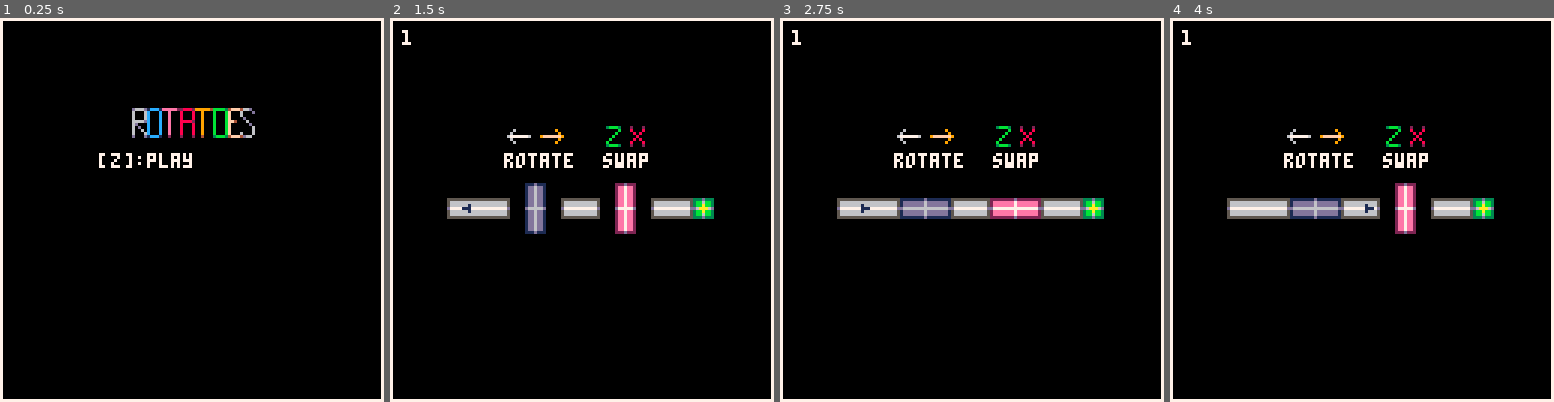
Above: before the commit, frames 1-4 (left to right).
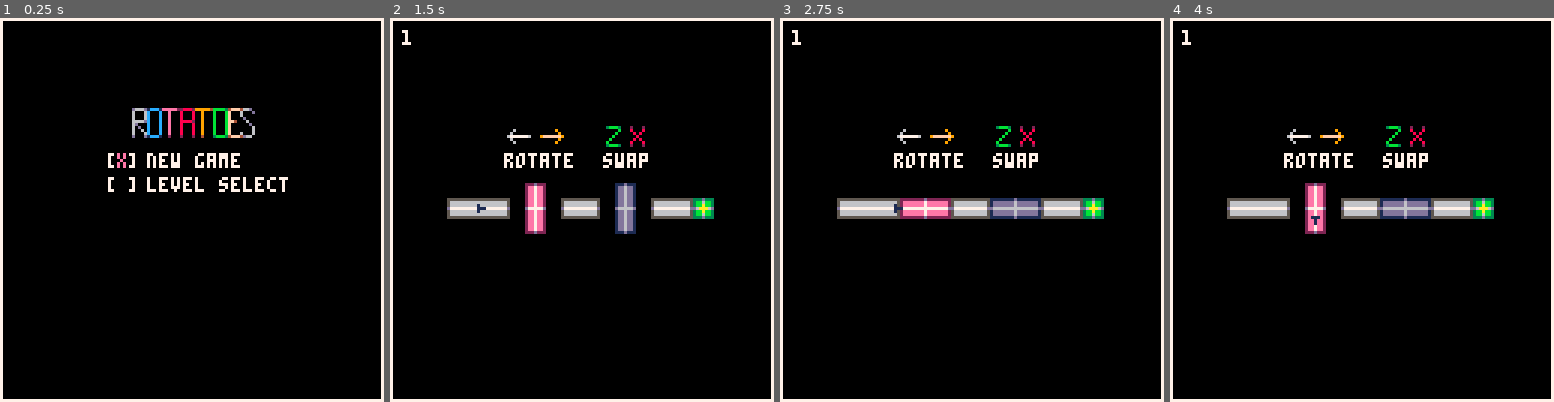
Above: after the commit, the same moments.

Repository: kreludan/rotatoes
Game: PICO-8 cartridge rotatoes.p8
Two runs of this game, one before a commit and one after it. Both use one fixed random seed, a clock stepped at 60 frames per second and the inputs below.
Inputs:
- Up to frame 1 (0.25 s): no input
- Up to frame 2 (1.5 s): tap X (X key) at 0.33, 1.07 s; tap O (Z key) at 0.7 s
- Up to frame 3 (2.75 s): hold Right 1.6-2.1 s; tap O (Z key) at 1.7, 2.1, 2.5 s; tap X (X key) at 1.85 s; hold Up 2.15-2.42 s; hold Right from 2.47 s (still down)
- Up to frame 4 (4 s): tap O (Z key) at 2.9, 3.3, 3.7 s; tap X (X key) at 2.97 s; release Right at 3.03 s; hold Left 3.08-3.58 s; hold Down 3.63-3.97 s

The runs differ from the first frame. In frame 1, 1.3% of the frame differs, in the area x 25-75%, y 35-46%; in frame 2, 1.5%; in frame 3, 1.5%; in frame 4, 2.3%, in the area x 31-68%, y 42-57%.

Commit message:
Level select implementation started

Diff:
--- a/rotatoes.p8
+++ b/rotatoes.p8
@@ -5,13 +5,18 @@
 
 function _init()
   system_init()
+  cartdata("rotato_save")
   max_distance = 7 -- distance to check for a waypoint in a direction
-  level_state = "menu" -- "playing", "win", "lose", "menu"
+  level_state = "menu" -- "playing", "win", "lose", "menu", "level_select"
   in_game_menu_option = -1
+  main_menu_option = 1
+  level_select_option = 1
   level_num = 1 -- current level
+  furthest_level_unlocked = get_furthest_level()
 end
 
 function _init_level(level_num)
+  update_furthest_level(level_num)
   cls()
   level_state = "playing"
   in_game_menu_option = -1
@@ -140,6 +145,8 @@
 function _handleinputs()
   if level_state == "menu" then
     handle_menu_input()
+  elseif level_state == "level_select" then
+    handle_level_select_input()
   elseif level_state=="win" then
     handle_win_menu_input()
   elseif level_state=="lose" then
@@ -212,7 +219,9 @@
   adjust_for_colorblindness()
   _draw_ui_elements()
   if level_state == "menu" then
-    generate_main_menu()
+    generate_main_menu(main_menu_option)
+  elseif level_state == "level_select" then
+    generate_level_select(level_select_option)
   elseif level_state == "win" then
     generate_win_menu(in_game_menu_option)
   elseif level_state == "lose" then
@@ -1196,18 +1205,40 @@
 end
 -->8
 --menu
-function generate_main_menu()
+
+function generate_main_menu(option_selected)
   cls()
   _draw_ui_elements()
+  sspr(0, 37, 41, 10, 44, 30)
+  y_locations = {45, 53}
+  descriptions = {"new game", "level select"}
+  x_colors = {14, 15}
+  for i=1,count(descriptions) do
+    print("[", 36, y_locations[i], 7)
+    print("]", 42, y_locations[i], 7)
+    print(descriptions[i], 49, y_locations[i], 7)
+  end
+  print("x", 39, y_locations[option_selected], x_colors[option_selected])
+end
+
+function init_main_menu()
+  level_num = 1
+  main_menu_option = 1
   level_state = "menu"
-  level_num = 1
-  sspr(0, 37, 41, 10, 44, 30)
-  print("[z]:play", 33, 45, 7)
 end
 
 function handle_menu_input()
-  if btnp(🅾️) then
-    _init_level(level_num)
+  if btnp(⬆️) then
+    main_menu_option = 1
+  elseif btnp(⬇️) then
+    main_menu_option = 2
+  elseif btnp(❎) or btnp(🅾️) then
+    if main_menu_option == 1 then
+      _init_level(level_num)
+    else
+      level_select_option = 1
+      level_state = "level_select"
+    end
   end
 end
 
@@ -1223,7 +1254,7 @@
       level_num -= 1
       _init_level(level_num)
     else
-      generate_main_menu()
+      init_main_menu()
     end
   end
 end
@@ -1233,13 +1264,14 @@
   rect(26, 35, 99, 75, 7)
   print("complete :0", 42, 39, 11)
   y_locations = {47, 55, 63}
-  option_text = {"next level", "replay lvl", "main menu"}
+  option_text = {"next level", "replay level", "main menu"}
+  x_colors = {11, 12, 8}
   for i=1,3 do
     print("[", 35, y_locations[i], 7)
     print("]", 41, y_locations[i], 7)
     print(option_text[i], 48, y_locations[i], 7)
   end
-  print("x", 38, y_locations[option_selected], 12)
+  print("x", 38, y_locations[option_selected], x_colors[option_selected])
 end
 
 function handle_lose_menu_input()
@@ -1251,7 +1283,7 @@
     if in_game_menu_option == 1 then
       _init_level(level_num)
     else
-      generate_main_menu()
+      init_main_menu()
     end
   end
 end
@@ -1262,12 +1294,13 @@
   print("lose :(", 51, 39, 8)
   y_locations = {47, 55}
   option_text = {"replay lvl", "main menu"}
+  x_colors = {12, 8}
   for i=1,2 do
     print("[", 35, y_locations[i], 7)
     print("]", 41, y_locations[i], 7)
     print(option_text[i], 48, y_locations[i], 7)
   end
-  print("x", 38, y_locations[option_selected], 12)
+  print("x", 38, y_locations[option_selected], x_colors[option_selected])
 end
 -->8
 --levels
@@ -1484,7 +1517,7 @@
     end
 end
 -->8
---colorblind_mode
+--system
 local system
 
 function system_init()
@@ -1507,7 +1540,11 @@
         end
         return true -- stay open
     end
+    function clear_save()
+        dset(0, 0)
+    end
     menuitem(1, "colorblind: "..system.settings.colorblind, menuitem_colorblind)
+    menuitem(2, "clear save", clear_save)
 end
 
 function adjust_for_colorblindness()
@@ -1517,6 +1554,28 @@
         pal({[3]=13, [8]=9, [9]=6, [10]=15, [11]=12, [13]=5, [14]=15}, 0)
     end
     map()
+end
+-->8
+--save_data
+function get_furthest_level()
+    if dget(0) == nil then return 1 end
+    return dget(0)
+end
+
+function update_furthest_level(level_number)
+    if level_number > get_furthest_level() then
+        dset(0, level_number)
+    end
+end
+-->8
+--level_select
+function generate_level_select()
+    rectfill(26, 65, 99, 85, 0)
+    rect(26, 65, 99, 85, 7)
+end
+
+function handle_level_select_input()
+
 end
 __gfx__
 00600000111d1110000000000111d11111111111d111111d11111111111d11111111111d1111111100000111d111000005555555055555550566766505555555
--- a/src/0.global.lua
+++ b/src/0.global.lua
@@ -1,13 +1,18 @@
 
 function _init()
   system_init()
+  cartdata("rotato_save")
   max_distance = 7 -- distance to check for a waypoint in a direction
-  level_state = "menu" -- "playing", "win", "lose", "menu"
+  level_state = "menu" -- "playing", "win", "lose", "menu", "level_select"
   in_game_menu_option = -1
+  main_menu_option = 1
+  level_select_option = 1
   level_num = 1 -- current level
+  furthest_level_unlocked = get_furthest_level()
 end
 
 function _init_level(level_num)
+  update_furthest_level(level_num)
   cls()
   level_state = "playing"
   in_game_menu_option = -1
@@ -136,6 +141,8 @@
 function _handleinputs()
   if level_state == "menu" then
     handle_menu_input()
+  elseif level_state == "level_select" then
+    handle_level_select_input()
   elseif level_state=="win" then
     handle_win_menu_input()
   elseif level_state=="lose" then
@@ -208,7 +215,9 @@
   adjust_for_colorblindness()
   _draw_ui_elements()
   if level_state == "menu" then
-    generate_main_menu()
+    generate_main_menu(main_menu_option)
+  elseif level_state == "level_select" then
+    generate_level_select(level_select_option)
   elseif level_state == "win" then
     generate_win_menu(in_game_menu_option)
   elseif level_state == "lose" then
--- a/src/5.menu.lua
+++ b/src/5.menu.lua
@@ -1,15 +1,37 @@
-function generate_main_menu()
+
+function generate_main_menu(option_selected)
   cls()
   _draw_ui_elements()
+  sspr(0, 37, 41, 10, 44, 30)
+  y_locations = {45, 53}
+  descriptions = {"new game", "level select"}
+  x_colors = {14, 15}
+  for i=1,count(descriptions) do
+    print("[", 36, y_locations[i], 7)
+    print("]", 42, y_locations[i], 7)
+    print(descriptions[i], 49, y_locations[i], 7)
+  end
+  print("x", 39, y_locations[option_selected], x_colors[option_selected])
+end
+
+function init_main_menu()
+  level_num = 1
+  main_menu_option = 1
   level_state = "menu"
-  level_num = 1
-  sspr(0, 37, 41, 10, 44, 30)
-  print("[z]:play", 33, 45, 7)
 end
 
 function handle_menu_input()
-  if btnp(🅾️) then
-    _init_level(level_num)
+  if btnp(⬆️) then
+    main_menu_option = 1
+  elseif btnp(⬇️) then
+    main_menu_option = 2
+  elseif btnp(❎) or btnp(🅾️) then
+    if main_menu_option == 1 then
+      _init_level(level_num)
+    else
+      level_select_option = 1
+      level_state = "level_select"
+    end
   end
 end
 
@@ -25,7 +47,7 @@
       level_num -= 1
       _init_level(level_num)
     else
-      generate_main_menu()
+      init_main_menu()
     end
   end
 end
@@ -35,13 +57,14 @@
   rect(26, 35, 99, 75, 7)
   print("complete :0", 42, 39, 11)
   y_locations = {47, 55, 63}
-  option_text = {"next level", "replay lvl", "main menu"}
+  option_text = {"next level", "replay level", "main menu"}
+  x_colors = {11, 12, 8}
   for i=1,3 do
     print("[", 35, y_locations[i], 7)
     print("]", 41, y_locations[i], 7)
     print(option_text[i], 48, y_locations[i], 7)
   end
-  print("x", 38, y_locations[option_selected], 12)
+  print("x", 38, y_locations[option_selected], x_colors[option_selected])
 end
 
 function handle_lose_menu_input()
@@ -53,7 +76,7 @@
     if in_game_menu_option == 1 then
       _init_level(level_num)
     else
-      generate_main_menu()
+      init_main_menu()
     end
   end
 end
@@ -64,10 +87,11 @@
   print("lose :(", 51, 39, 8)
   y_locations = {47, 55}
   option_text = {"replay lvl", "main menu"}
+  x_colors = {12, 8}
   for i=1,2 do
     print("[", 35, y_locations[i], 7)
     print("]", 41, y_locations[i], 7)
     print(option_text[i], 48, y_locations[i], 7)
   end
-  print("x", 38, y_locations[option_selected], 12)
+  print("x", 38, y_locations[option_selected], x_colors[option_selected])
 end
--- a/src/7.colorblind_mode.lua
+++ b/src/7.system.lua
@@ -20,7 +20,11 @@
         end
         return true -- stay open
     end
+    function clear_save()
+        dset(0, 0)
+    end
     menuitem(1, "colorblind: "..system.settings.colorblind, menuitem_colorblind)
+    menuitem(2, "clear save", clear_save)
 end
 
 function adjust_for_colorblindness()
--- /dev/null
+++ b/src/8.save_data.lua
@@ -0,0 +1,10 @@
+function get_furthest_level()
+    if dget(0) == nil then return 1 end
+    return dget(0)
+end
+
+function update_furthest_level(level_number)
+    if level_number > get_furthest_level() then
+        dset(0, level_number)
+    end
+end
--- /dev/null
+++ b/src/9.level_select.lua
@@ -0,0 +1,8 @@
+function generate_level_select()
+    rectfill(26, 65, 99, 85, 0)
+    rect(26, 65, 99, 85, 7)
+end
+
+function handle_level_select_input()
+
+end
